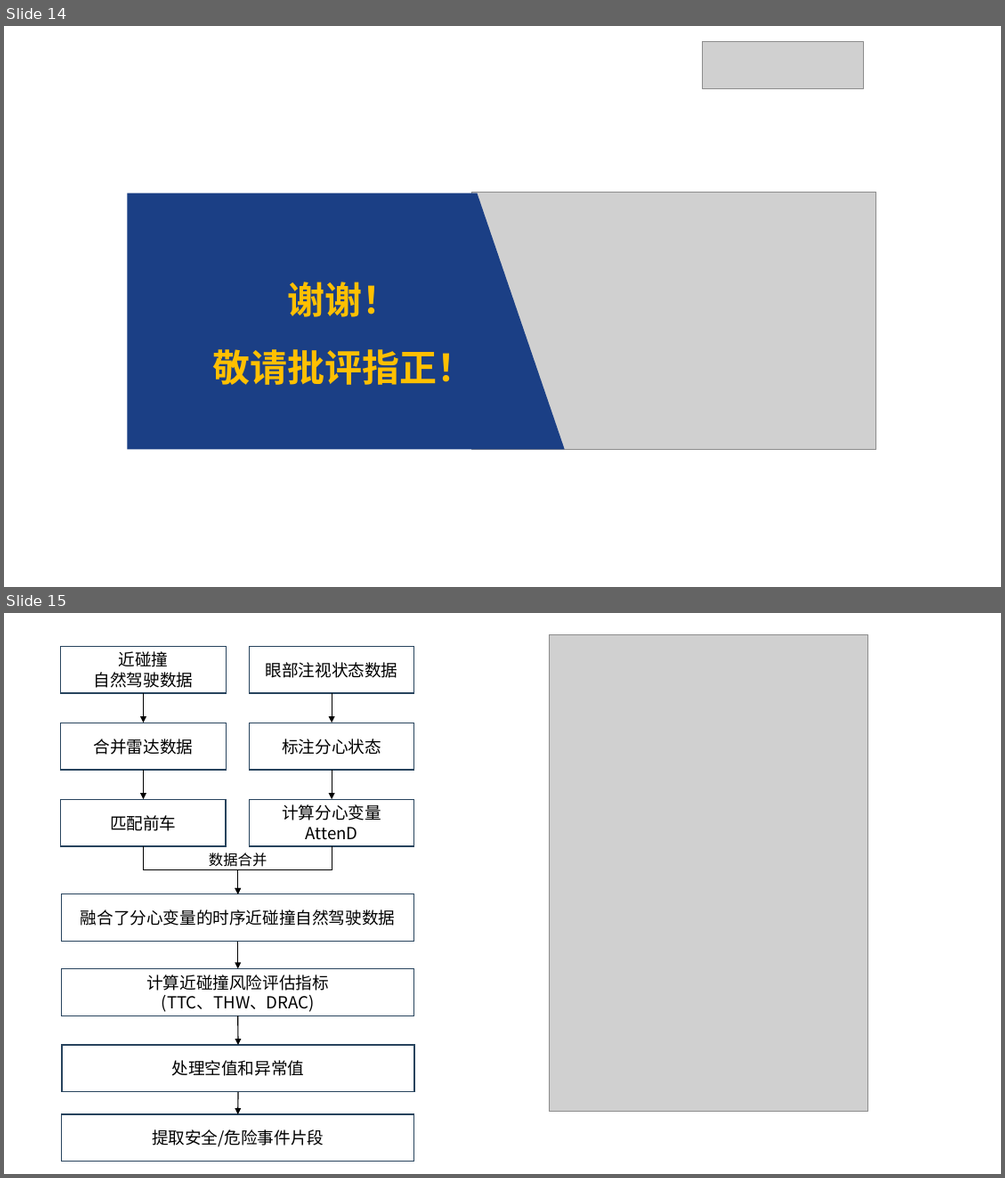
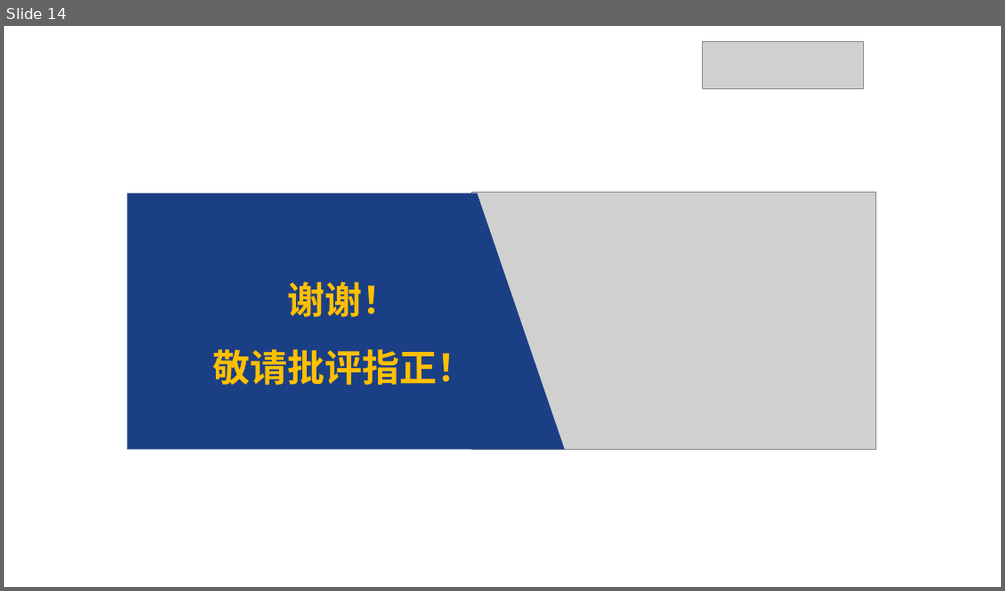
Before and after one commit to Gumekn/qingyan-editable-pptx-skill, a slide deck: assets/visual-references/模板1/模板1.pptx. Shown one above the other, each under a label of ours: slides 14 and 15 before the commit, slide 14 after it. The pictures are 1005x1178 and 1005x591 pixels, drawn with LibreOffice and Linux fonts; fonts in the diff are those of the drawing; grey boxes stand for pictures. Boxes give left, top, right and bottom in pixels: in the first picture for what was removed or moved away, otherwise in the second. Text is boxed around its words. In the diff, an @@ line names an element or a change of style, - is before the commit and + after.

```diff
--- a/assets/visual-references/模板1/模板1.pptx
+++ b/assets/visual-references/模板1/模板1.pptx
@@ slide 15 removed at bbox=[4, 613, 1001, 1174], background #FFFFFF @@
@@ picture removed at bbox=[550, 634, 867, 1111] @@
@@ rectangle removed at bbox=[61, 646, 226, 693] @@
-近碰撞
-自然驾驶数据
@@ rectangle removed at bbox=[250, 646, 413, 693] @@
-眼部注视状态数据
@@ arrow removed from (143, 693) to (143, 723) @@
@@ arrow removed from (332, 693) to (332, 723) @@
@@ rectangle removed at bbox=[61, 723, 226, 770] @@
-合并雷达数据
@@ rectangle removed at bbox=[250, 723, 413, 770] @@
-标注分心状态
@@ arrow removed from (143, 770) to (143, 799) @@
@@ arrow removed from (332, 770) to (332, 799) @@
@@ rectangle removed at bbox=[61, 799, 226, 846] @@
-匹配前车
@@ rectangle removed at bbox=[250, 799, 413, 846] @@
-计算分心变量AttenD
@@ elbow arrow removed from (143, 846) to (238, 894) @@
@@ text removed at bbox=[209, 852, 267, 867] @@
-数据合并
@@ elbow arrow removed from (332, 846) to (238, 894) @@
@@ rectangle removed at bbox=[62, 894, 413, 941] @@
-融合了分心变量的时序近碰撞自然驾驶数据
@@ arrow removed from (238, 941) to (238, 969) @@
@@ rectangle removed at bbox=[62, 969, 413, 1016] @@
-计算近碰撞风险评估指标
-(TTC、THW、DRAC)
@@ arrow removed from (238, 1016) to (238, 1045) @@
@@ rectangle removed at bbox=[62, 1045, 413, 1092] @@
-处理空值和异常值
@@ arrow removed from (238, 1092) to (238, 1114) @@
@@ rectangle removed at bbox=[62, 1114, 413, 1161] @@
-提取安全/危险事件片段
```
Also in this commit, not shown: 1 other slide removed, 23 other files.
